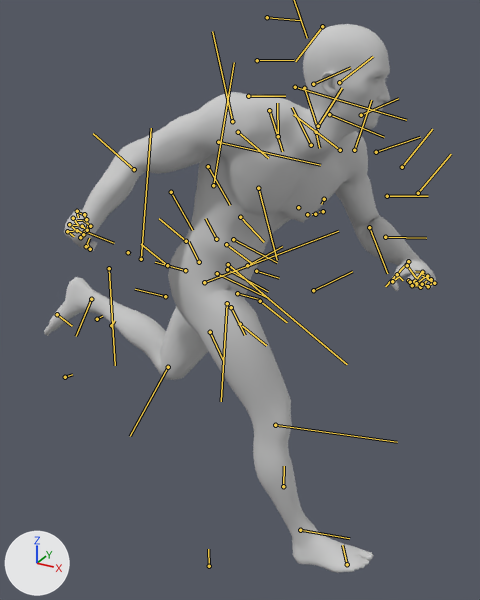
The FBX model Character/Animation/ZWM/Locmotion/Anim_ChongLoop_R.FBX: old version first, new version second.
One viewpoint serves both versions: a camera (50 mm lens) standing at (0.978, -1.676, 1.673) and looking at (0.048, 0.015, 0.828). The lights are fixed; the arrows at lower left show +X, +Y and +Z. Both versions are drawn at frame 1 of the action 'Take 001'; the numbers are the values there. The bones that bend it are drawn over the model as lines.

Names of what the first picture shows: 'Male_Body', 'Male_Eyelash', 'Male_Foot', 'Male_Hand', 'Male_Head', 'Male_Leg'.
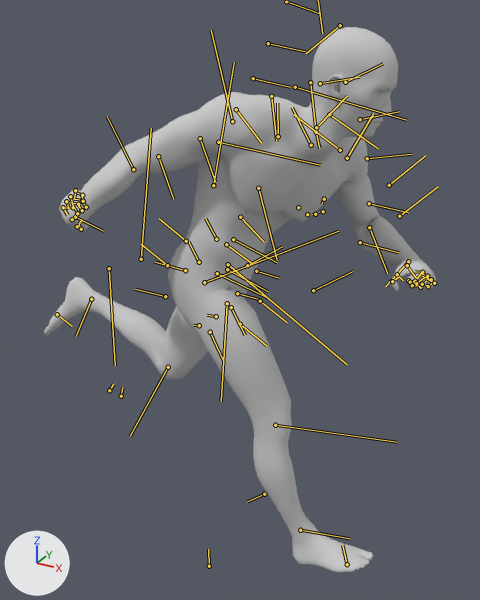
The change, as JSON lines over the scene's bpy script:
```json
{"block": "bone_bip001_head", "where": "bone_bip001_head = bpy.data.objects['Bip001'].pose.bones['Bip001 Head']  # child of 'Bip001 Neck'"}
{"op": "set", "path": "bone_bip001_head.rotation_quaternion", "old": "(0.912, 0.353, 0.044, -0.206)", "new": "(0.928, 0.356, 0.006, -0.108)", "note": "degrees (40, 13, -21) -> degrees (41, 5, -11)"}
{"block": "bone_bip001_r_forearm", "where": "bone_bip001_r_forearm = bpy.data.objects['Bip001'].pose.bones['Bip001 R Forearm']  # child of 'Bip001 R UpperArm'"}
{"op": "set", "path": "bone_bip001_r_forearm.rotation_quaternion", "old": "(0.988, 0.0, 0.0, -0.155)", "new": "(1.0, 0.0, 0.0, -0.007)", "note": "degrees (0, 0, -18) -> degrees (0, 0, -1)"}
```

Changed parts and their boxes [x1, y1, x2, y2] in the pictures (480 x 600 px):
```json
{"object": "Male_Body", "change": "posed", "before": [80, 92, 410, 267], "after": [74, 92, 410, 267]}
{"object": "Male_Head", "change": "posed", "before": [273, 24, 390, 211], "after": [273, 27, 398, 211], "on screen": "7% wider"}
{"object": "Male_Hand", "change": "posed", "before": [64, 209, 437, 291], "after": [59, 189, 437, 291], "on screen": "24% taller"}
{"bone": "Bip001 Head", "before": "(329, 114) to (384, 137)", "after": "(329, 114) to (378, 148)"}
{"bone": "Bip001 R Forearm", "before": "(134, 169) to (93, 133)", "after": "(133, 169) to (107, 116)"}
```
